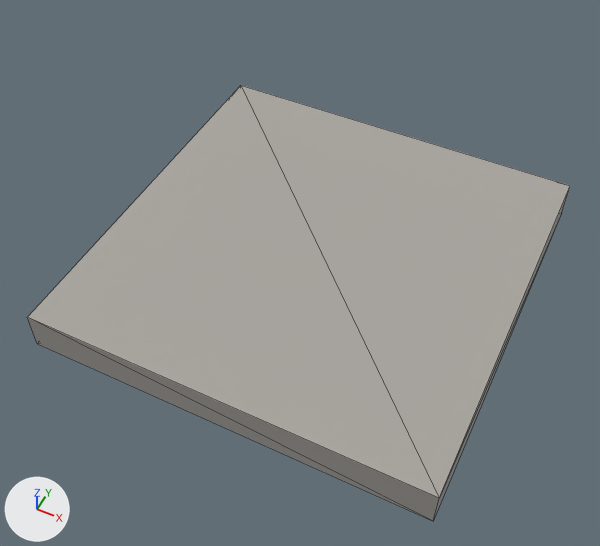
An edit to the glTF model client/content/builtin/terrain/pad.glb, drawn before and after from the same camera.
Rendered twice from a 50 mm camera at (0.595, -1.291, 1.591) aimed at (-0.001, -0.099, 0.101). Lighting does not change. The marker at lower left points along +X, +Y and +Z. The picture after the commit comes second. Mesh edges are drawn as thin lines. Vertices at exactly the same position are counted once.

Objects in the first picture: 'pad'.
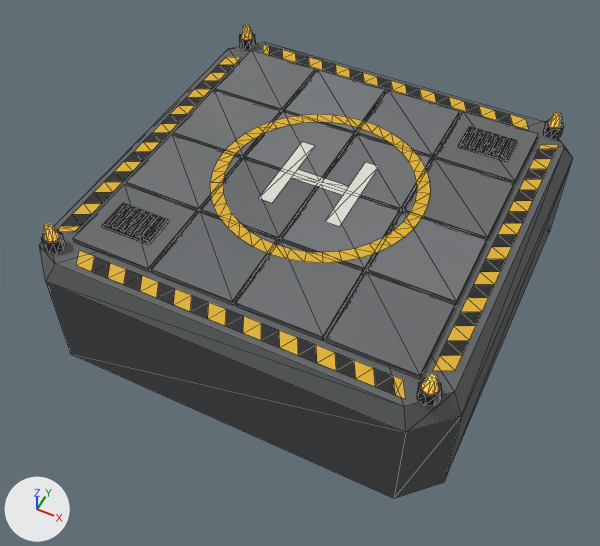
The change, as a list of edits to the scene's bpy script:
```text
Add mat_metal:
    mat_metal = bpy.data.materials.new('metal')
    mat_metal.use_nodes = True; mat_metal.node_tree.nodes.clear()
    _N = mat_metal.node_tree.nodes; _L = mat_metal.node_tree.links
    n0 = _N.new('ShaderNodeBsdfPrincipled'); n0.name = 'Principled BSDF'
    n0.inputs[1].default_value = 0.8  # 'Metallic'
    n0.inputs[2].default_value = 0.4  # 'Roughness'
    n1 = _N.new('ShaderNodeOutputMaterial'); n1.name = 'Material Output'
    n2 = _N.new('ShaderNodeVertexColor'); n2.name = 'Color Attribute'
    _L.new(n0.outputs[0], n1.inputs[0])  # 'BSDF' to 'Surface'
    _L.new(n2.outputs[0], n0.inputs[0])  # 'Color' to 'Base Color'
Add mat_light:
    mat_light = bpy.data.materials.new('light')
    mat_light.use_nodes = True; mat_light.node_tree.nodes.clear()
    _N = mat_light.node_tree.nodes; _L = mat_light.node_tree.links
    n0 = _N.new('ShaderNodeBsdfPrincipled'); n0.name = 'Principled BSDF'
    n0.inputs[2].default_value = 0.3  # 'Roughness'
    n0.inputs[27].default_value = (1.0, 0.342, 0.0331, 1.0)  # 'Emission Color', orange #ff9e33
    n0.inputs[28].default_value = 1.0  # 'Emission Strength'
    n1 = _N.new('ShaderNodeOutputMaterial'); n1.name = 'Material Output'
    n2 = _N.new('ShaderNodeVertexColor'); n2.name = 'Color Attribute'
    _L.new(n0.outputs[0], n1.inputs[0])  # 'BSDF' to 'Surface'
    _L.new(n2.outputs[0], n0.inputs[0])  # 'Color' to 'Base Color'
Add mat_marking:
    mat_marking = bpy.data.materials.new('marking')
    mat_marking.use_nodes = True; mat_marking.node_tree.nodes.clear()
    _N = mat_marking.node_tree.nodes; _L = mat_marking.node_tree.links
    n0 = _N.new('ShaderNodeBsdfPrincipled'); n0.name = 'Principled BSDF'
    n0.inputs[2].default_value = 0.6  # 'Roughness'
    n1 = _N.new('ShaderNodeOutputMaterial'); n1.name = 'Material Output'
    n2 = _N.new('ShaderNodeVertexColor'); n2.name = 'Color Attribute'
    _L.new(n0.outputs[0], n1.inputs[0])  # 'BSDF' to 'Surface'
    _L.new(n2.outputs[0], n0.inputs[0])  # 'Color' to 'Base Color'
Add mat_plate:
    mat_plate = bpy.data.materials.new('plate')
    mat_plate.use_nodes = True; mat_plate.node_tree.nodes.clear()
    _N = mat_plate.node_tree.nodes; _L = mat_plate.node_tree.links
    n0 = _N.new('ShaderNodeBsdfPrincipled'); n0.name = 'Principled BSDF'
    n0.inputs[1].default_value = 0.15  # 'Metallic'
    n0.inputs[2].default_value = 0.75  # 'Roughness'
    n1 = _N.new('ShaderNodeOutputMaterial'); n1.name = 'Material Output'
    n2 = _N.new('ShaderNodeVertexColor'); n2.name = 'Color Attribute'
    _L.new(n0.outputs[0], n1.inputs[0])  # 'BSDF' to 'Surface'
    _L.new(n2.outputs[0], n0.inputs[0])  # 'Color' to 'Base Color'
Change me_pad:
    used by ob_pad; location = (0.0, 0.0, 0.0)
    remove me_pad.from_pydata(...)  # 8 vertices, 12 faces; spans x -0.5..0.5, y -0.5..0.5, z 0.0..0.1
    remove me_pad.materials.append(mat_pad)  # grey #aaa6a0
    add me_pad.from_pydata(...)  # 659 vertices, 894 faces; spans x -0.49..0.49, y -0.49..0.49, z 0.0..0.36
    me_pad part 1: 8 vertices removed from x -0.5..0.5, y -0.5..0.5, z 0.0..0.1; 659 vertices added at x -0.49..0.49, y -0.49..0.49, z 0.0..0.36
    add me_pad.materials.append(mat_plate)
    add me_pad.materials.append(mat_marking)
    add me_pad.materials.append(mat_metal)
    add me_pad.materials.append(mat_light)
```

Where the change shows, as pixel boxes (x1, y1, x2, y2) in the pictures (600 x 546 px):
'pad', reshaped, recoloured (8% taller): before (27, 85, 570, 521); after (39, 25, 573, 498)
